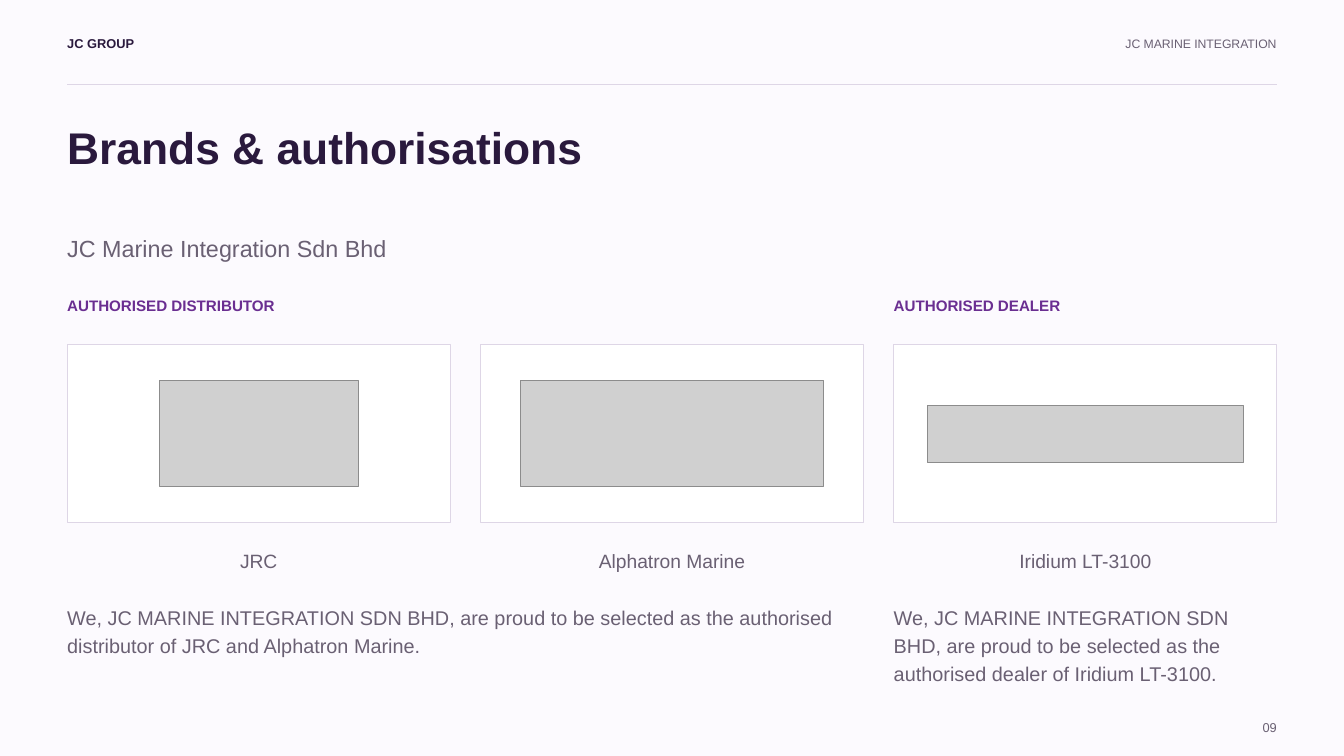
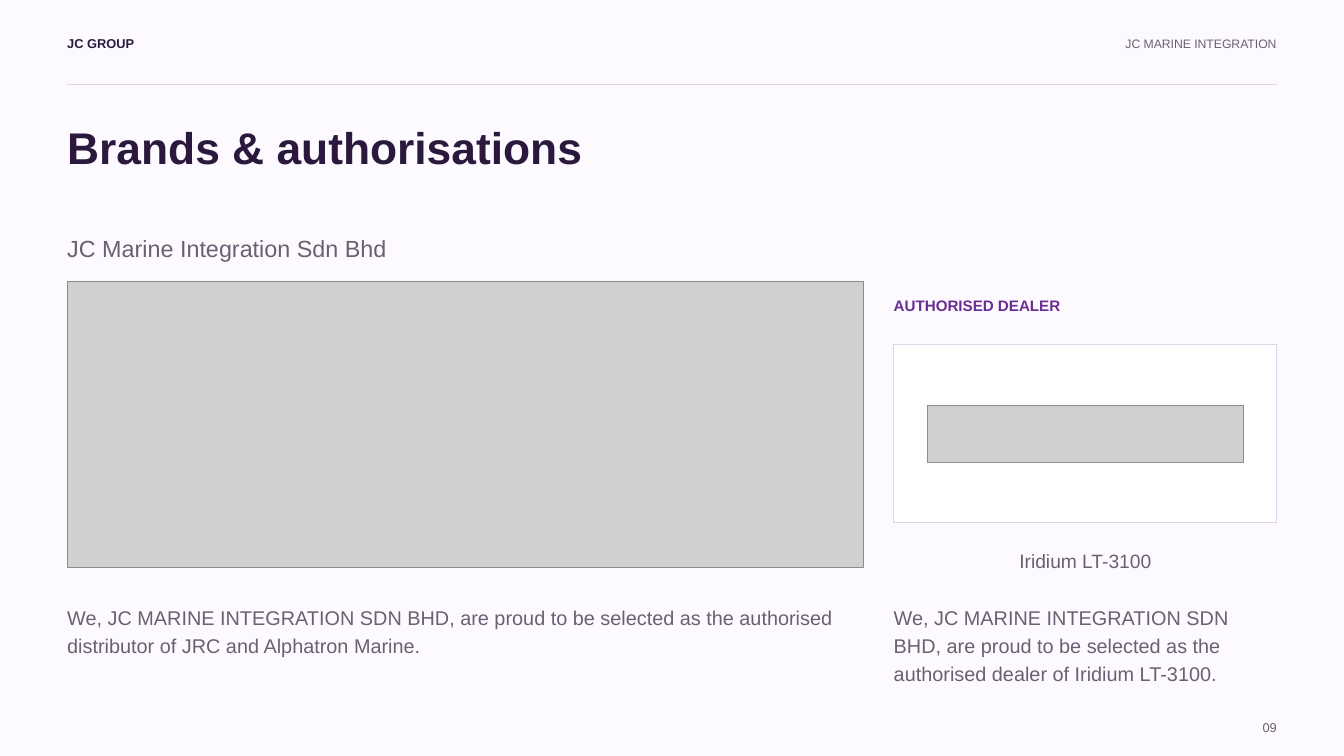
Before and after one commit to huijing05/ppt, a slide deck: slide 9 of full-content-update/05_Signature_Full_Content.pptx. Drawn at 1344x756 pixels with LibreOffice and Linux fonts; fonts in the diff are those of the drawing; grey boxes stand for pictures. Boxes give left, top, right and bottom in pixels: in the first picture for what was removed or moved away, otherwise in the second. Text is boxed around its words. In the diff, an @@ line names an element or a change of style, - is before the commit and + after.

Commit message:
Use user-approved combined JRC Alphatron authorised distributor artwork

```diff
--- a/full-content-update/05_Signature_Full_Content.pptx
+++ b/full-content-update/05_Signature_Full_Content.pptx
@@ picture added at [67, 281, 864, 567] @@
@@ text removed at [67, 300, 274, 311] @@
-AUTHORISED DISTRIBUTOR
@@ rectangle removed at [67, 344, 450, 522] @@
@@ rectangle removed at [480, 344, 864, 522] @@
@@ picture removed at [159, 381, 358, 486] @@
@@ picture removed at [520, 381, 824, 486] @@
@@ text removed at [240, 554, 277, 568] @@
-JRC
@@ text removed at [599, 554, 745, 572] @@
-Alphatron Marine
```
Also in this commit, not shown: 8 other files.
